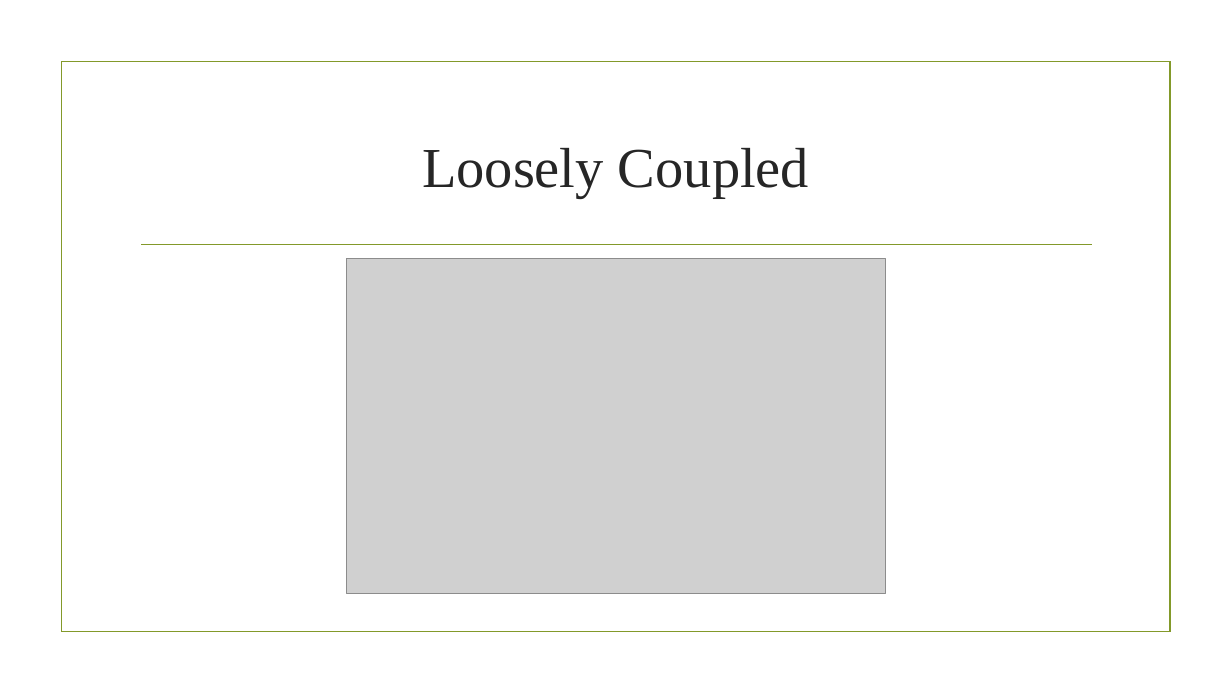
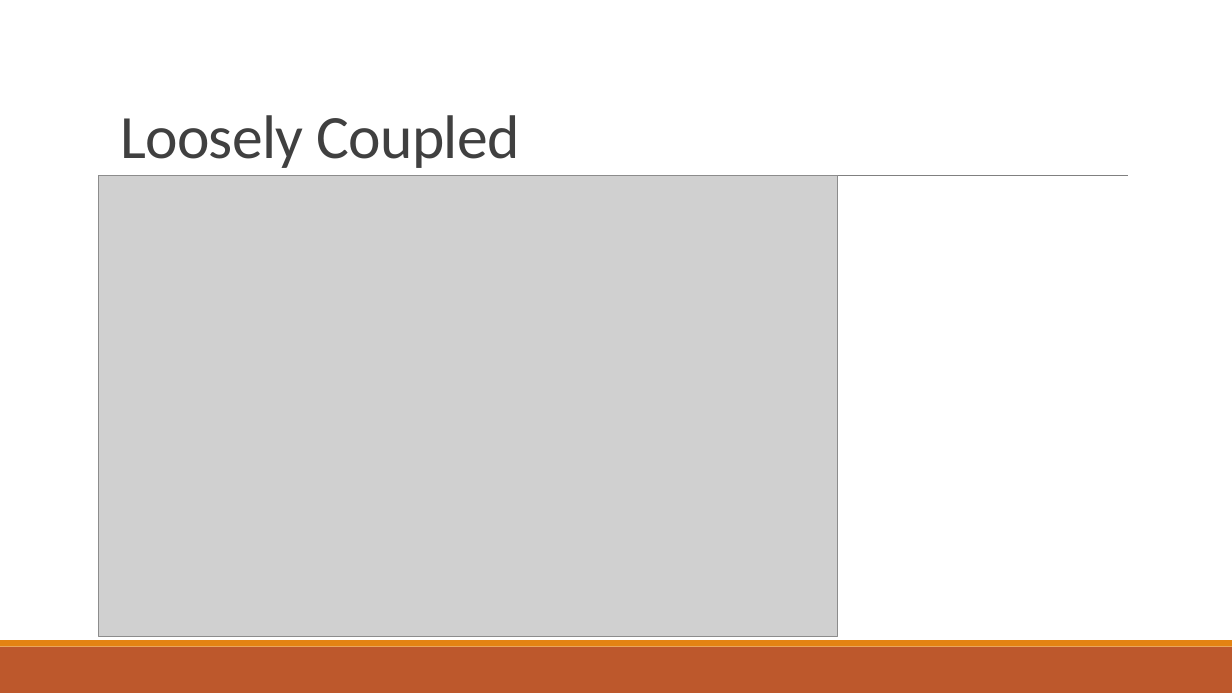
Before and after one commit to ozgurkaplan/MsMeetup20171025, a slide deck: slide 6 of Dependency Injection with net Core.pptx. Drawn at 1232x693 pixels with LibreOffice and Linux fonts; fonts in the diff are those of the drawing; grey boxes stand for pictures; background and template pictures are left out. Boxes give left, top, right and bottom in pixels: in the first picture for what was removed or moved away, otherwise in the second. Text is boxed around its words. In the diff, an @@ line names an element or a change of style, - is before the commit and + after.

```diff
--- a/Dependency Injection with net Core.pptx
+++ b/Dependency Injection with net Core.pptx
@@ title "Loosely Coupled": place and size @@
-title "Loosely Coupled" at (422,148,809,198)
+title "Loosely Coupled" at (120,115,519,168)
@@ title "Loosely Coupled" at (120,115,519,168): size 44 to 48 pt, font Times New Roman to Calibri, text colour #262626 to #404040, letter spacing 0 to -0.5 pt; alignment centre to left; line spacing 1 to 0.85; vertical alignment middle to bottom @@
@@ rectangle removed at (61,62,1170,632) @@
@@ picture: place and size @@
-picture at (347,259,884,594)
+picture at (99,176,838,636)
@@ line moved from (141, 245) - (1092, 245) to (121, 176) - (1128, 176) @@
@@ line (121, 176) - (1128, 176): stroke #83992A 1.25 pt to #808080 0.5 pt @@
@@ rectangle added at (0,647,1232,693), fill #BD582C @@
@@ rectangle added at (0,640,1232,647), fill #E48312 @@
```
Also in this commit, not shown: 10 other slides changed, 4 slides added, 2 other files.
